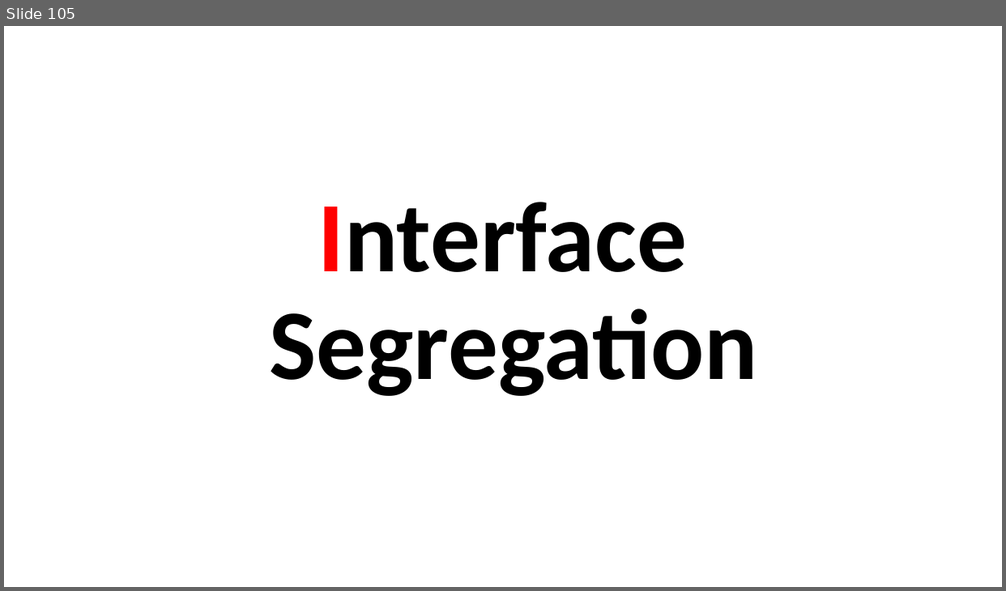
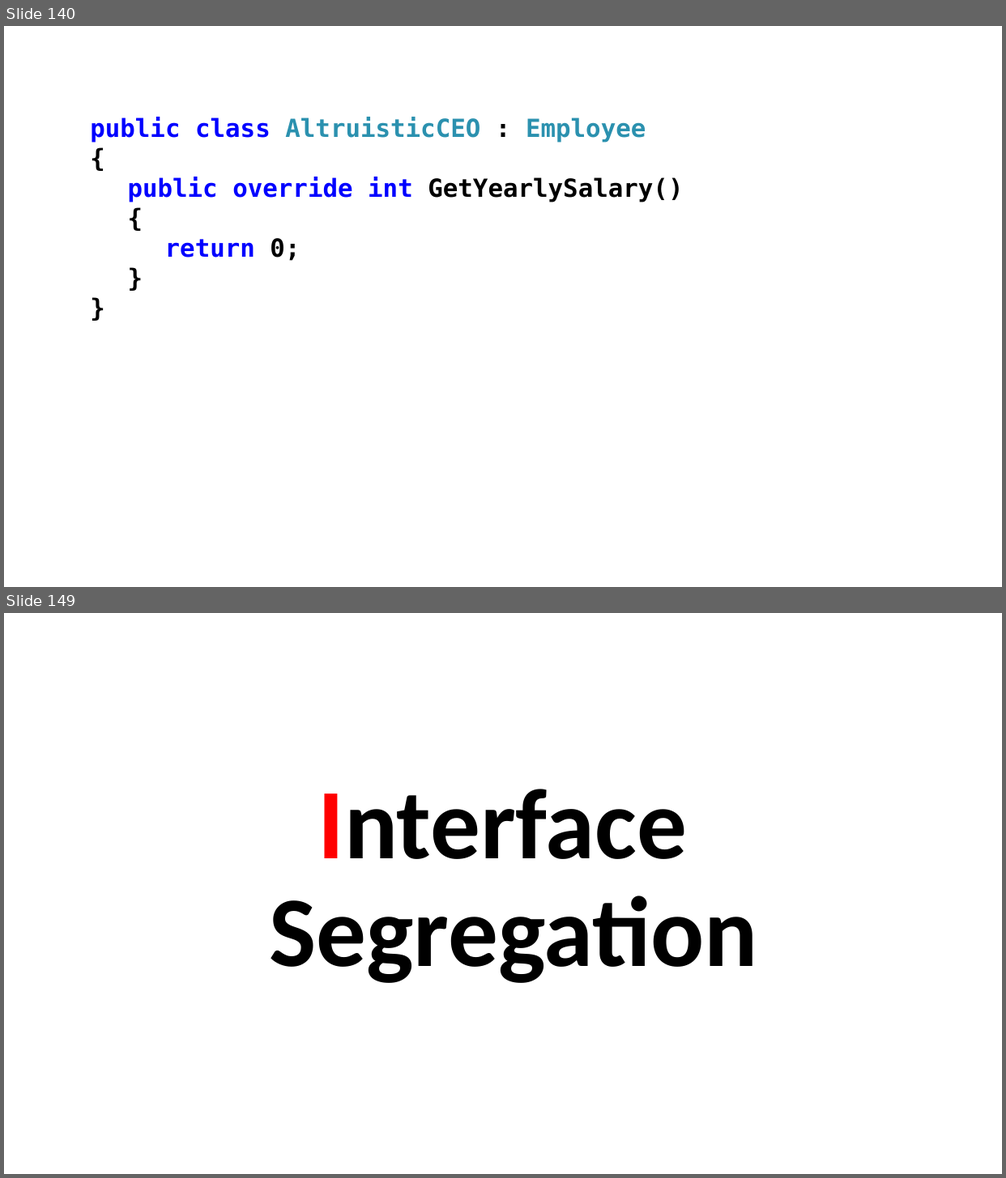
Before and after one commit to perl-easj/OOProg, a slide deck: Chap/SOLID/Presentations/SOLID.pptx. Shown one above the other, each under a label of ours: slide 105 before the commit, slides 140 and 149 after it; the slides between them are not shown. The pictures are 1006x591 and 1006x1178 pixels, drawn with LibreOffice and Linux fonts; fonts in the diff are those of the drawing. Boxes give left, top, right and bottom in pixels: in the first picture for what was removed or moved away, otherwise in the second. Text is boxed around its words. In the diff, an @@ line names an element or a change of style, - is before the commit and + after.

```diff
--- a/Chap/SOLID/Presentations/SOLID.pptx
+++ b/Chap/SOLID/Presentations/SOLID.pptx
@@ slide 140 added at [4,26,1002,587], background #FFFFFF @@
@@ text added at [90,117,683,261], 24 pt, text #0000FF, bold @@
+public class AltruisticCEO : Employee
+{
+public override int GetYearlySalary()
+{
+return 0;
+}
+}
@@ what was slide 105 is now slide 149 @@
```
Also in this commit, not shown: 3 slides changed, 46 other slides added, 1 slide removed, 25 other files.
